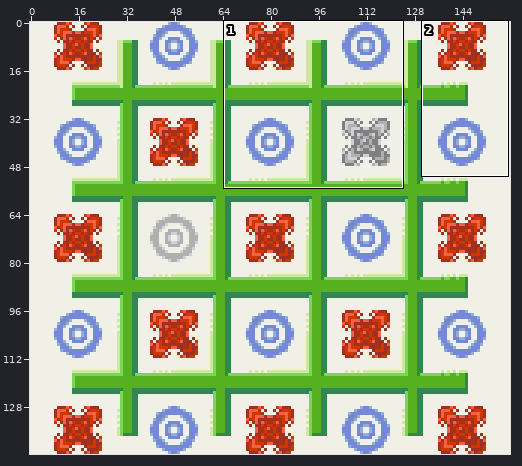
Two versions of one pixel-art file, graphics/artwork/concept_art/game_5x5.ase. The picture above shows the old version from afar; the outline marks the close-up.
Close-up. Before the edit:
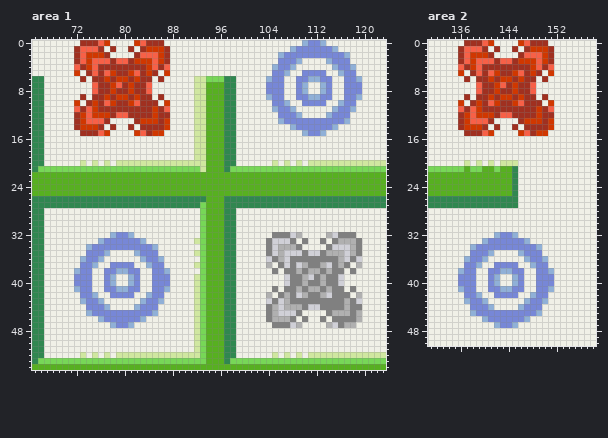
160x144 pixels, 1 frame. Shown: area 1: x 65..123, y 0..54; area 2: x 131..158, y 0..50. The commit also changed other parts of the picture, which this record leaves out.
After:
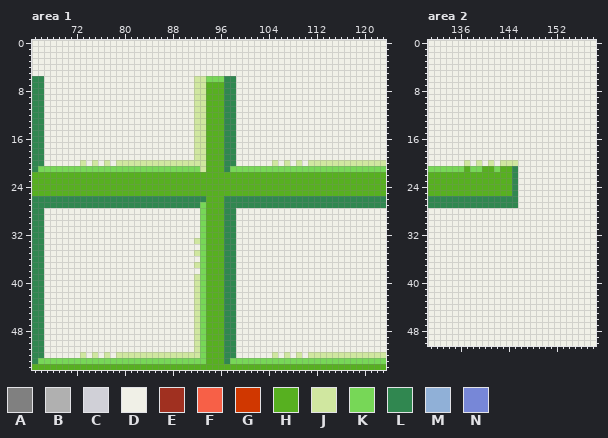
Palette (. is transparent): A #808080  B #b0b0b0  C #d0d0d7  D #f0f0e7  E #a03020  F #f76047  G #d03700  H #57b020  J #d0e7a0  K #77d757  L #308750  M #90b0d7  N #7787d7
Edits made:
layer "Game X's and O's" now hidden
Changed rows in their new state; - is an unchanged pixel.
Area 1:
first column x 72:
 0 -DDDDD----DDDDD-----------------------DDDD------
 1 DDDDD-D--D-DDDDD--------------------DDDDDDDD----
 2 DDDDDD----DDDDDD------------------DDDDDDDDDDDD--
 3 DDDDDDDDDDDDDDDD------------------DDDD----DDDD--
 4 DDDDDDDDDDDDDDDD-----------------DDDD------DDDD-
 5 D-DDDDDDDDDDDD-D-----------------DDD--DDDD--DDD-
 6 -D-DDDDDDDDDD-D-----------------DDD--DDDDDD--DDD
 7 ---DDDDDDDDDD-------------------DDD--DD--DD--DDD
 8 ---DDDDDDDDDD-------------------DDD--DD--DD--DDD
 9 -D-DDDDDDDDDD-D-----------------DDD--DDDDDD--DDD
10 D-DDDDDDDDDDDD-D-----------------DDD--DDDD--DDD-
11 DDDDDDDDDDDDDDDD-----------------DDDD------DDDD-
12 DDDDDDDDDDDDDDDD------------------DDDD----DDDD--
13 DDDDDD----DDDDDD------------------DDDDDDDDDDDD--
14 DDDDD-D--D-DDDDD--------------------DDDDDDDD----
15 -DDDDD----DDDDD-----------------------DDDD------
first column x 72:
32 ------DDDD-----------------------DDDDD----DDDDD-
33 ----DDDDDDDD--------------------DDDDD-D--D-DDDDD
34 --DDDDDDDDDDDD------------------DDDDDD----DDDDDD
35 --DDDD----DDDD------------------DDDDDDDDDDDDDDDD
36 -DDDD------DDDD-----------------DDDDDDDDDDDDDDDD
37 -DDD--DDDD--DDD-----------------D-DDDDDDDDDDDD-D
38 DDD--DDDDDD--DDD-----------------D-DDDDDDDDDD-D-
39 DDD--DD--DD--DDD-------------------DDDDDDDDDD---
40 DDD--DD--DD--DDD-------------------DDDDDDDDDD---
41 DDD--DDDDDD--DDD-----------------D-DDDDDDDDDD-D-
42 -DDD--DDDD--DDD-----------------D-DDDDDDDDDDDD-D
43 -DDDD------DDDD-----------------DDDDDDDDDDDDDDDD
44 --DDDD----DDDD------------------DDDDDDDDDDDDDDDD
45 --DDDDDDDDDDDD------------------DDDDDD----DDDDDD
46 ----DDDDDDDD--------------------DDDDD-D--D-DDDDD
47 ------DDDD-----------------------DDDDD----DDDDD-
Area 2:
first column x 136:
 0 -DDDDD----DDDDD-
 1 DDDDD-D--D-DDDDD
 2 DDDDDD----DDDDDD
 3 DDDDDDDDDDDDDDDD
 4 DDDDDDDDDDDDDDDD
 5 D-DDDDDDDDDDDD-D
 6 -D-DDDDDDDDDD-D-
 7 ---DDDDDDDDDD---
 8 ---DDDDDDDDDD---
 9 -D-DDDDDDDDDD-D-
10 D-DDDDDDDDDDDD-D
11 DDDDDDDDDDDDDDDD
12 DDDDDDDDDDDDDDDD
13 DDDDDD----DDDDDD
14 DDDDD-D--D-DDDDD
15 -DDDDD----DDDDD-
first column x 136:
32 ------DDDD------
33 ----DDDDDDDD----
34 --DDDDDDDDDDDD--
35 --DDDD----DDDD--
36 -DDDD------DDDD-
37 -DDD--DDDD--DDD-
38 DDD--DDDDDD--DDD
39 DDD--DD--DD--DDD
40 DDD--DD--DD--DDD
41 DDD--DDDDDD--DDD
42 -DDD--DDDD--DDD-
43 -DDDD------DDDD-
44 --DDDD----DDDD--
45 --DDDDDDDDDDDD--
46 ----DDDDDDDD----
47 ------DDDD------
